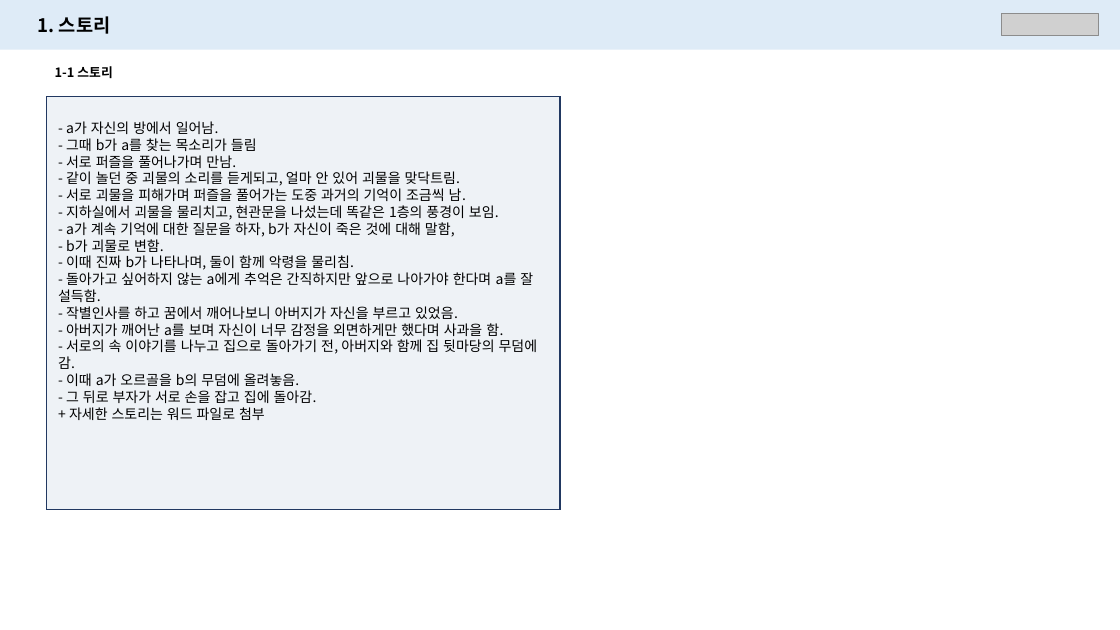
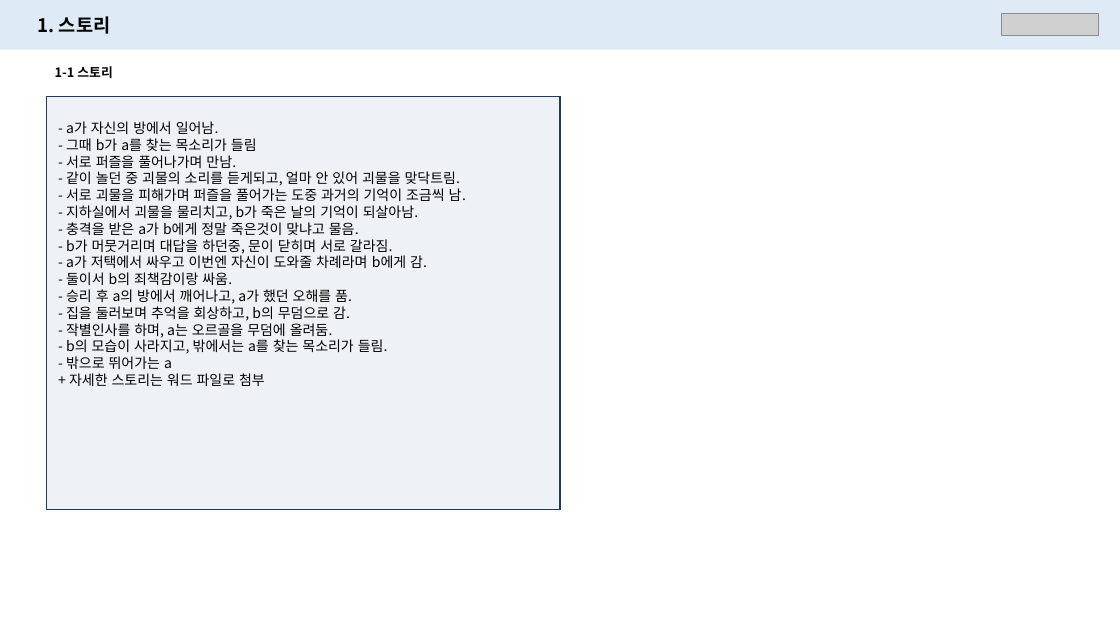
Before and after one commit to PerfectEgg/-Receivers, a slide deck: slide 5 of Doc/Story/캐릭터 설정_v1.02.pptx. Drawn at 1120x630 pixels with LibreOffice and Linux fonts; fonts in the diff are those of the drawing; grey boxes stand for pictures. Boxes give left, top, right and bottom in pixels: in the first picture for what was removed or moved away, otherwise in the second. Text is boxed around its words. In the diff, an @@ line names an element or a change of style, - is before the commit and + after.

```diff
--- a/Doc/Story/캐릭터 설정_v1.02.pptx
+++ b/Doc/Story/캐릭터 설정_v1.02.pptx
@@ text at <box>66,205,427,369</box>: text changed @@
-- 지하실에서 괴물을 물리치고, 현관문을 나섰는데 똑같은 1층의 풍경이 보임.
-- a가 계속 기억에 대한 질문을 하자, b가 자신이 죽은 것에 대해 말함,
-- b가 괴물로 변함.
-- 이때 진짜 b가 나타나며, 둘이 함께 악령을 물리침.
-- 돌아가고 싶어하지 않는 a에게 추억은 간직하지만 앞으로 나아가야 한다며 a를 잘 설득함.
-- 작별인사를 하고 꿈에서 깨어나보니 아버지가 자신을 부르고 있었음.
-- 아버지가 깨어난 a를 보며 자신이 너무 감정을 외면하게만 했다며 사과을 함.
-- 서로의 속 이야기를 나누고 집으로 돌아가기 전, 아버지와 함께 집 뒷마당의 무덤에 감.
-- 이때 a가 오르골을 b의 무덤에 올려놓음.
-- 그 뒤로 부자가 서로 손을 잡고 집에 돌아감.
+- 지하실에서 괴물을 물리치고, b가 죽은 날의 기억이 되살아남.
+- 충격을 받은 a가 b에게 정말 죽은것이 맞냐고 물음.
+- b가 머뭇거리며 대답을 하던중, 문이 닫히며 서로 갈라짐.
+- a가 저택에서 싸우고 이번엔 자신이 도와줄 차례라며 b에게 감.
+- 둘이서 b의 죄책감이랑 싸움.
+- 승리 후 a의 방에서 깨어나고, a가 했던 오해를 품.
+- 집을 둘러보며 추억을 회상하고, b의 무덤으로 감.
+- 작별인사를 하며, a는 오르골을 무덤에 올려둠.
+- b의 모습이 사라지고, 밖에서는 a를 찾는 목소리가 들림.
+- 밖으로 뛰어가는 a
```
Also in this commit, not shown: 8 other slides changed, 1 other file.
